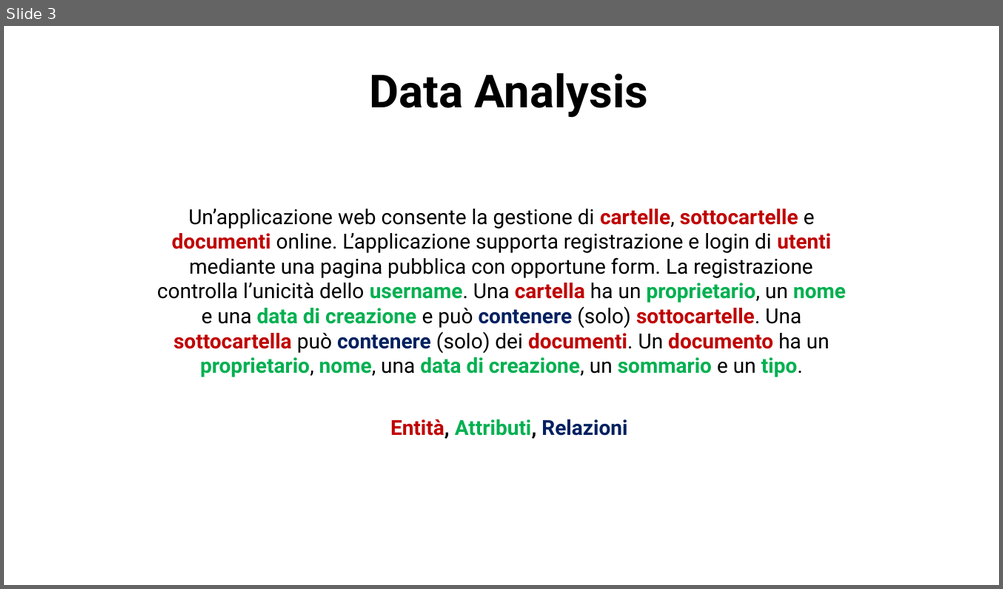
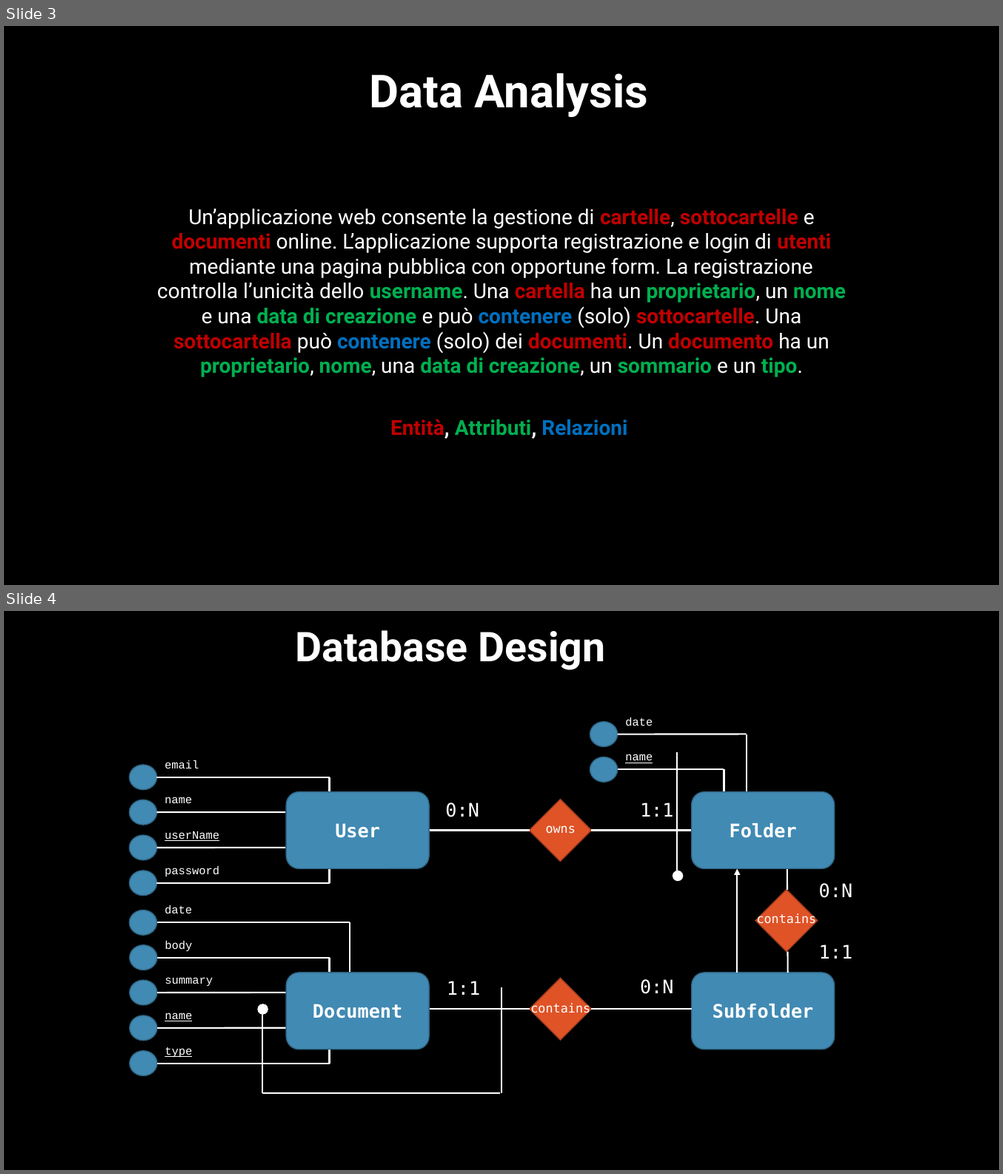
Before and after one commit to lorenzofranze/TIW2022-DocumentManager, a slide deck: deliveries/documentManager.pptx. Shown one above the other, each under a label of ours: slide 3 before the commit, slides 3 and 4 after it. The pictures are 1003x589 and 1003x1174 pixels, drawn with LibreOffice and Linux fonts; fonts in the diff are those of the drawing. Boxes give left, top, right and bottom in pixels: in the first picture for what was removed or moved away, otherwise in the second. Text is boxed around its words. In the diff, an @@ line names an element or a change of style, - is before the commit and + after.

```diff
--- a/deliveries/documentManager.pptx
+++ b/deliveries/documentManager.pptx
@@ slide 4 added at box(4, 611, 999, 1170), background #000000 @@
@@ title added at box(295, 630, 606, 670), 39.6 pt, text #FFFFFF, bold @@
+Database Design
@@ group added at box(129, 718, 853, 1093): 26 lines, 20 texts, 13 ellipses, 4 rounded rectangles, 3 diamonds, 1 arrow @@
+Subfolder
+owns
+contains
+contains
+0:N
+1:1
+0:N
+1:1
+userName
+name
+email
+password
+User
+name
+date
+Folder
+1:1
+0:N
+name
+summary
+body
+type
+date
+Document
@@ slide 3 changed as well @@
@@ background #FFFFFF to #000000 @@
@@ text "Data Analysis" at box(370, 73, 648, 117): text colour #000000 to #FFFFFF @@
@@ text "Un’applicazione web consente la gestione ..." at box(157, 209, 845, 378): text colour #000000 to #FFFFFF in "Un’applicazione web consente la gestione di cartelle, ..."; text colour #002060 to #0070C0 in "contenere contenere" @@
@@ text "Entità, Attributi, Relazioni" at box(390, 420, 627, 439): text colour #000000 to #FFFFFF in "Entità, Attributi,"; text colour #002060 to #0070C0 in "Relazioni" @@
```
Also in this commit, not shown: 17 other slides changed, 5 other slides added, 7 slides removed.
